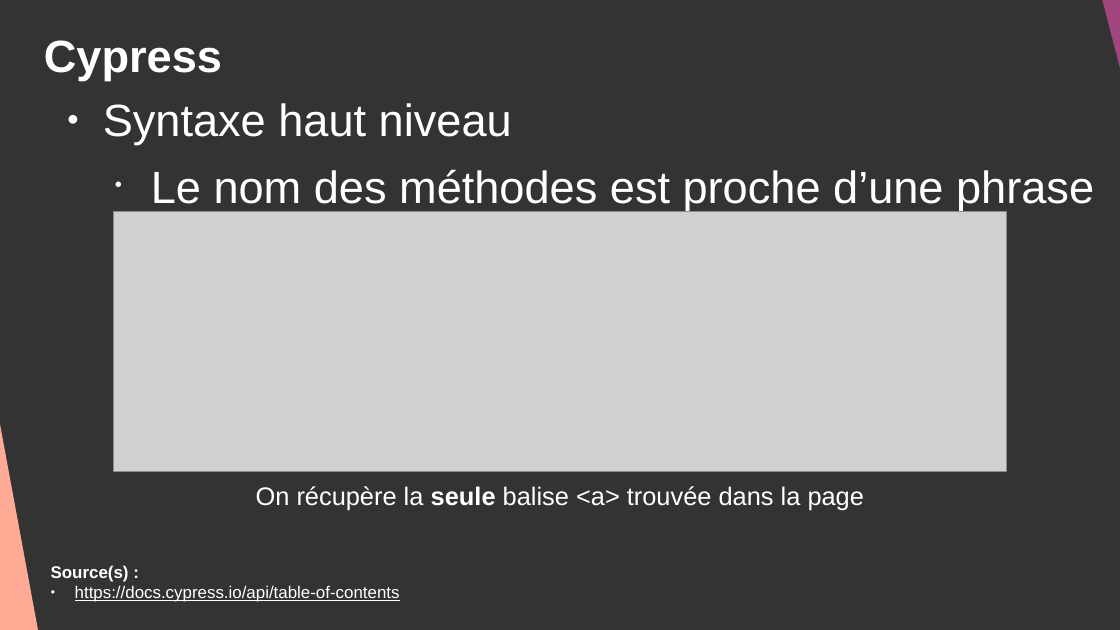
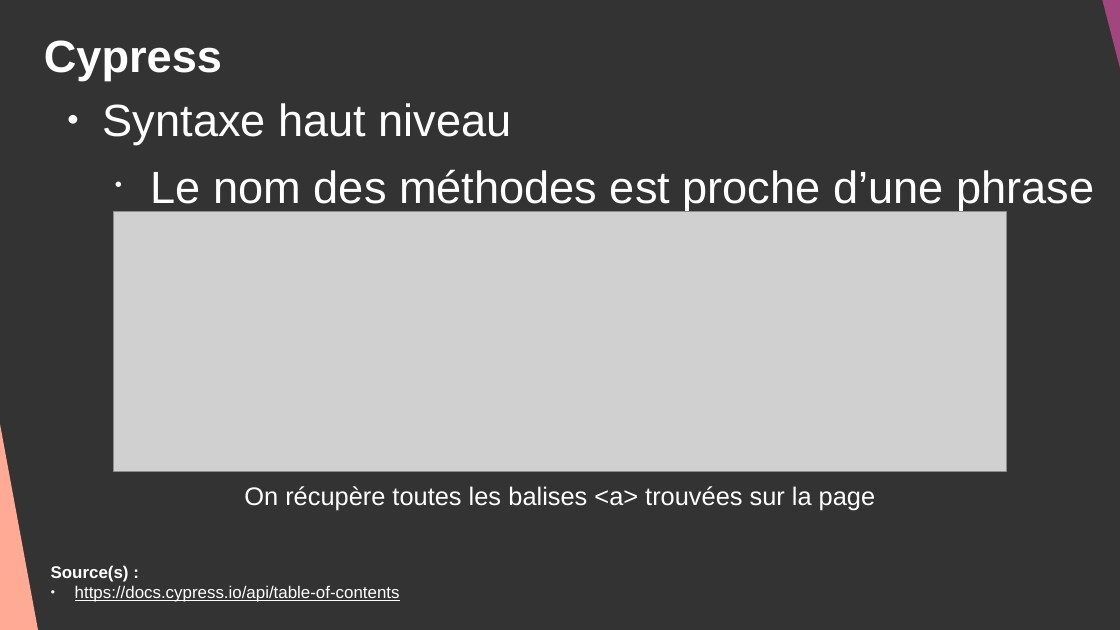
Before and after one commit to DanYellow/cours, a slide deck: slide 20 of developpement-front-s5/travaux-pratiques/numero-2/presentation.odp. Drawn at 1120x630 pixels with LibreOffice and Linux fonts; fonts in the diff are those of the drawing; grey boxes stand for pictures. Boxes give left, top, right and bottom in pixels: in the first picture for what was removed or moved away, otherwise in the second. Text is boxed around its words. In the diff, an @@ line names an element or a change of style, - is before the commit and + after.

```diff
--- a/developpement-front-s5/travaux-pratiques/numero-2/presentation.odp
+++ b/developpement-front-s5/travaux-pratiques/numero-2/presentation.odp
@@ text at (244,486,875,510): text changed @@
-On récupère la seule balise <a> trouvée dans la page
+On récupère toutes les balises <a> trouvées sur la page
```
Also in this commit, not shown: 6 other slides changed, 13 slides added, 9 slides removed, 7 other files.
